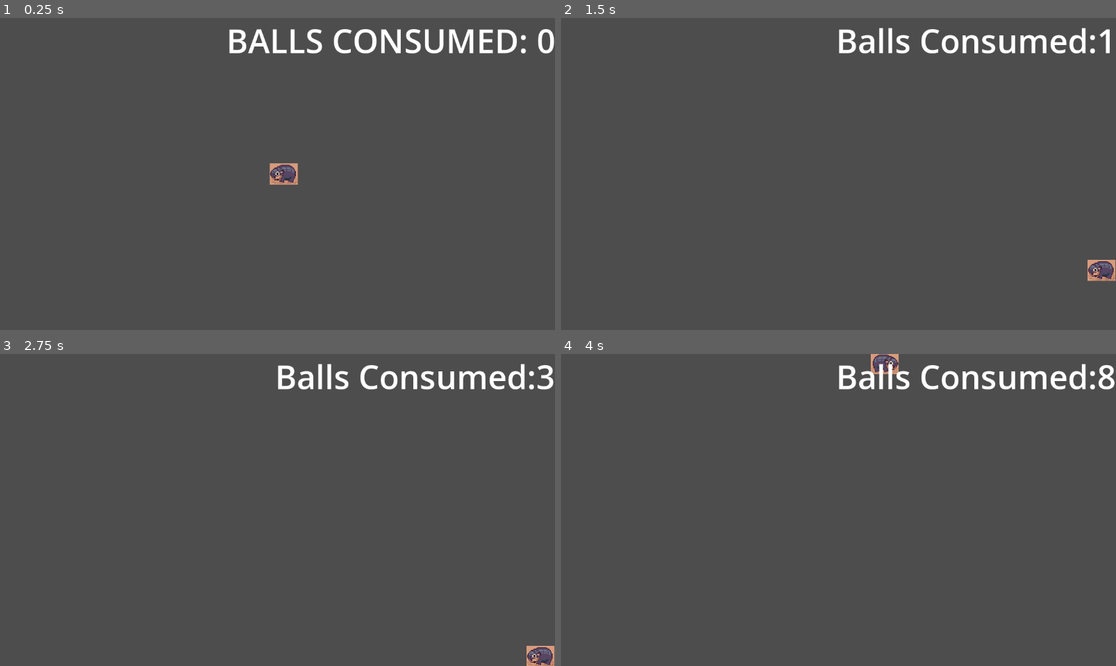
Above: before the commit, frames 1-4 (two rows, left to right).
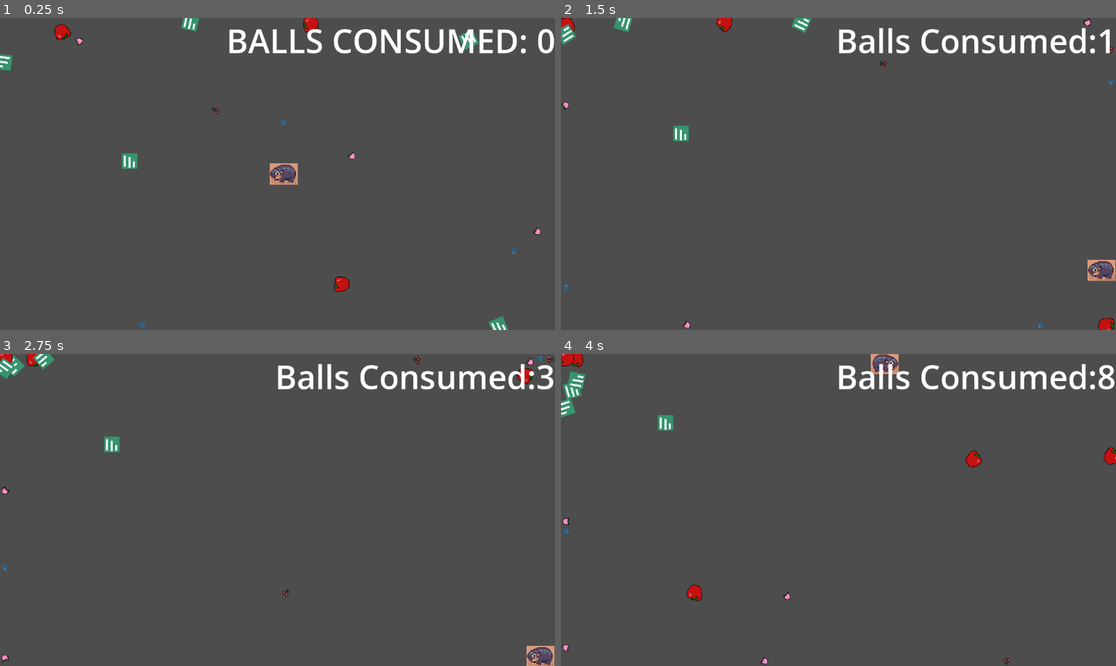
Above: after the commit, the same moments.

Repository: LTnano/MooDeng
Game: Godot game, scene res://Levels/TestGameplay.tscn
Two runs of this game, one before a commit and one after it. Both use one fixed random seed, a clock stepped at 60 frames per second and the inputs below.
Inputs:
- Up to frame 1 (0.25 s): no input
- Up to frame 2 (1.5 s): hold D (move_right) 0.53-1.28 s; hold Down (move_down) from 1.28 s (still down)
- Up to frame 3 (2.75 s): release Down (move_down) at 2.03 s; hold D (move_right) from 2.03 s (still down)
- Up to frame 4 (4 s): release D (move_right) at 2.78 s; hold W (move_up) 2.78-3.53 s; hold Left (move_left) from 3.53 s (still down)

The runs differ from the first frame. In frame 1, 1.0% of the frame differs, in the area x 0-98%, y 0-100%; in frame 2, 0.9%; in frame 3, 0.8%; in frame 4, 1.1%, in the area x 0-100%, y 0-100%.

Commit message:
randomised FRUIT BALLZ
We should adjust sizes and scales, need to adjust hitboxes as well related to the fruit

Diff:
--- a/Assets/balls.gd
+++ b/Assets/balls.gd
@@ -2,7 +2,28 @@
 extends RigidBody2D
 signal yumyum
 
+const BallTypes = preload("res://Assets/ball_types.gd")
+
 @onready var eatingBalls = $CollisionShape2D
+@onready var animated_sprite: AnimatedSprite2D = $BallSelectionBox
+
+var my_type: int
+
+func _ready():
+	# Pick a random type
+	var all_types = BallTypes.ball_type.values()
+	my_type = all_types[randi() % all_types.size()]
+
+	# Get the string name
+	var type_name = BallTypes.get_ball_type_name(my_type)
+
+	# Check if animation exists in the SpriteFrames resource and play
+	var frames_resource = animated_sprite.sprite_frames
+	if frames_resource and frames_resource.has_animation(type_name):
+		animated_sprite.animation = type_name
+		animated_sprite.play()
+	else:
+		print("No animation found for type:", type_name)
 
 func yum():
 	emit_signal("yumyum")
--- a/Assets/balls.tscn
+++ b/Assets/balls.tscn
@@ -1,8 +1,11 @@
-[gd_scene load_steps=7 format=3 uid="uid://bdgaiubmoy8sk"]
+[gd_scene load_steps=10 format=3 uid="uid://bdgaiubmoy8sk"]
 
 [ext_resource type="Script" uid="uid://cekej5jh6p2tp" path="res://Assets/balls.gd" id="1_metgv"]
 [ext_resource type="Texture2D" uid="uid://do6g5wrcblyt" path="res://Assets/apple.png" id="2_metgv"]
 [ext_resource type="Texture2D" uid="uid://bpls5hk0g5pc7" path="res://Assets/cherry.png" id="3_enbwy"]
+[ext_resource type="Texture2D" uid="uid://w3jd4l50dyjk" path="res://Assets/blueberryplh.png" id="3_h3ht5"]
+[ext_resource type="Texture2D" uid="uid://df3ulgbfjdxjn" path="res://Assets/peach.png" id="4_enbwy"]
+[ext_resource type="Texture2D" uid="uid://w3fp25yog2te" path="res://Assets/watermelonplh.png" id="6_pysu5"]
 
 [sub_resource type="CircleShape2D" id="CircleShape2D_enbwy"]
 
@@ -16,7 +19,10 @@
 "name": &"Apple",
 "speed": 5.0
 }, {
-"frames": [],
+"frames": [{
+"duration": 1.0,
+"texture": ExtResource("3_h3ht5")
+}],
 "loop": true,
 "name": &"Blueberry",
 "speed": 5.0
@@ -29,12 +35,18 @@
 "name": &"Cherry",
 "speed": 5.0
 }, {
-"frames": [],
+"frames": [{
+"duration": 1.0,
+"texture": ExtResource("4_enbwy")
+}],
 "loop": true,
 "name": &"Peach",
 "speed": 5.0
 }, {
-"frames": [],
+"frames": [{
+"duration": 1.0,
+"texture": ExtResource("6_pysu5")
+}],
 "loop": true,
 "name": &"Watermelon",
 "speed": 5.0
--- a/Assets/ballspawner.gd
+++ b/Assets/ballspawner.gd
@@ -1,8 +1,9 @@
 extends Node2D
 class_name ballspawner
+
 const BallType = preload("res://Assets/ball_types.gd").ball_type
 const BallTypes = preload("res://Assets/ball_types.gd")
-@onready var ball_type_label = get_node("../GameUI/BallTypeLabel")
+
 @onready var balltemp= preload("res://Assets/balls.tscn")
 @export var boundarybox: Area2D
 
Binary file added: Assets/blueberryplh.png
Not shown, added: Assets/blueberryplh.png.import
Not shown, added: Assets/peach.png.import
Binary file added: Assets/watermelonplh.png
Not shown, added: Assets/watermelonplh.png.import
